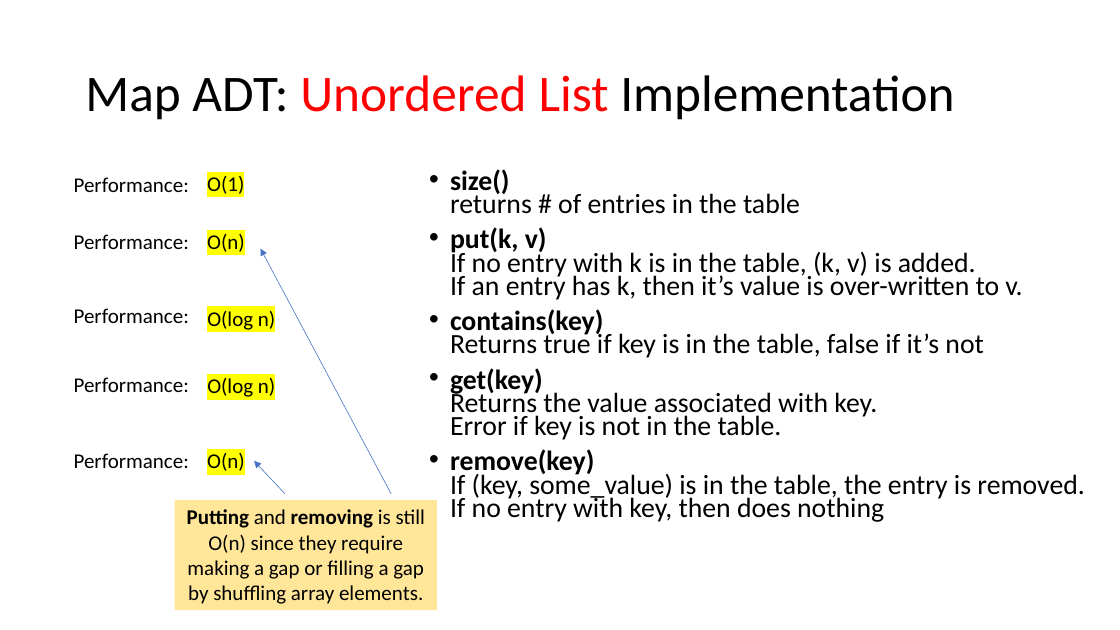
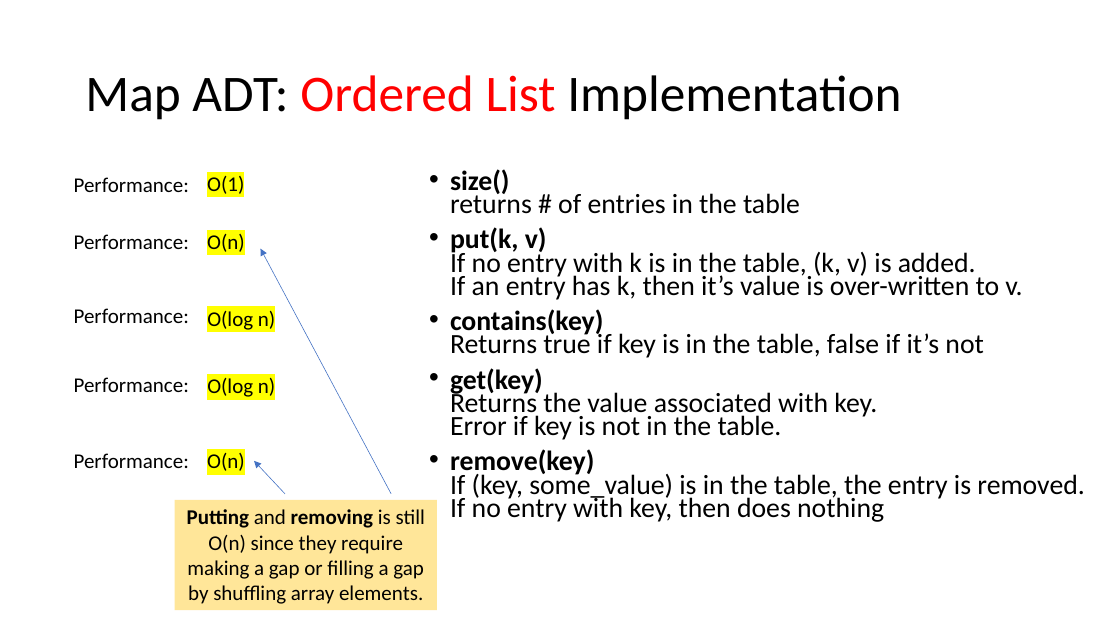
Before and after one commit to vinn03/cmpt225summer2023, a slide deck: slide 12 of lecture_notes/week8/week8_maps_and_hashing.pptx. Drawn at 1120x630 pixels with LibreOffice and Linux fonts; fonts in the diff are those of the drawing. Boxes give left, top, right and bottom in pixels: in the first picture for what was removed or moved away, otherwise in the second. Text is boxed around its words. In the diff, an @@ line names an element or a change of style, - is before the commit and + after.

```diff
--- a/lecture_notes/week8/week8_maps_and_hashing.pptx
+++ b/lecture_notes/week8/week8_maps_and_hashing.pptx
@@ title at box(85, 75, 901, 120): text changed @@
-Map ADT: Unordered List Implementation
+Map ADT: Ordered List Implementation
```
Also in this commit, not shown: 1 other slide changed, 1 other file.
